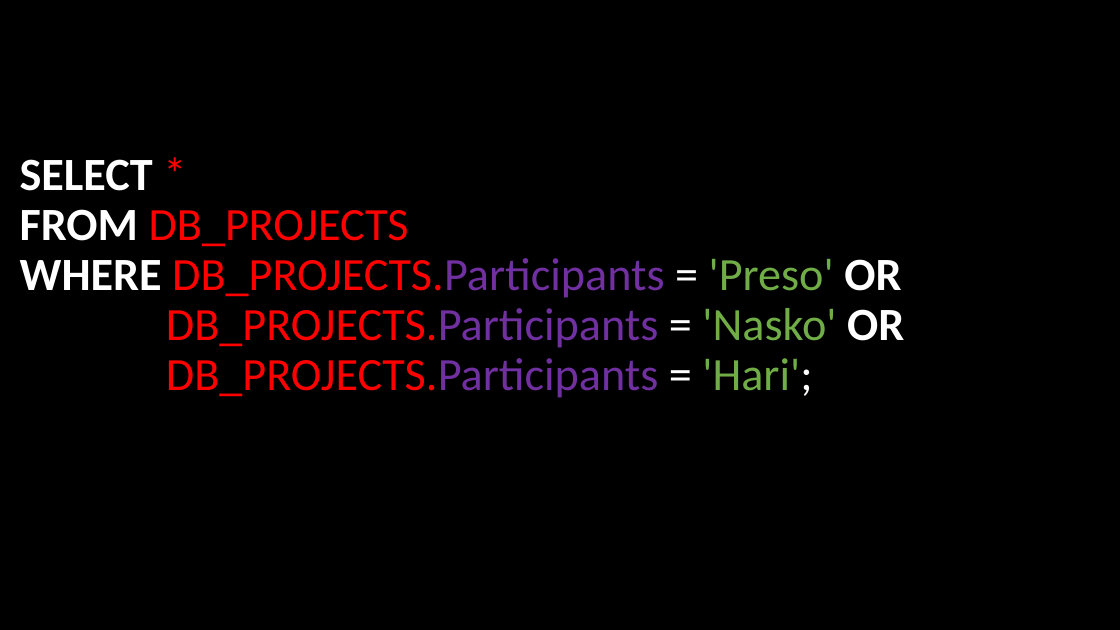
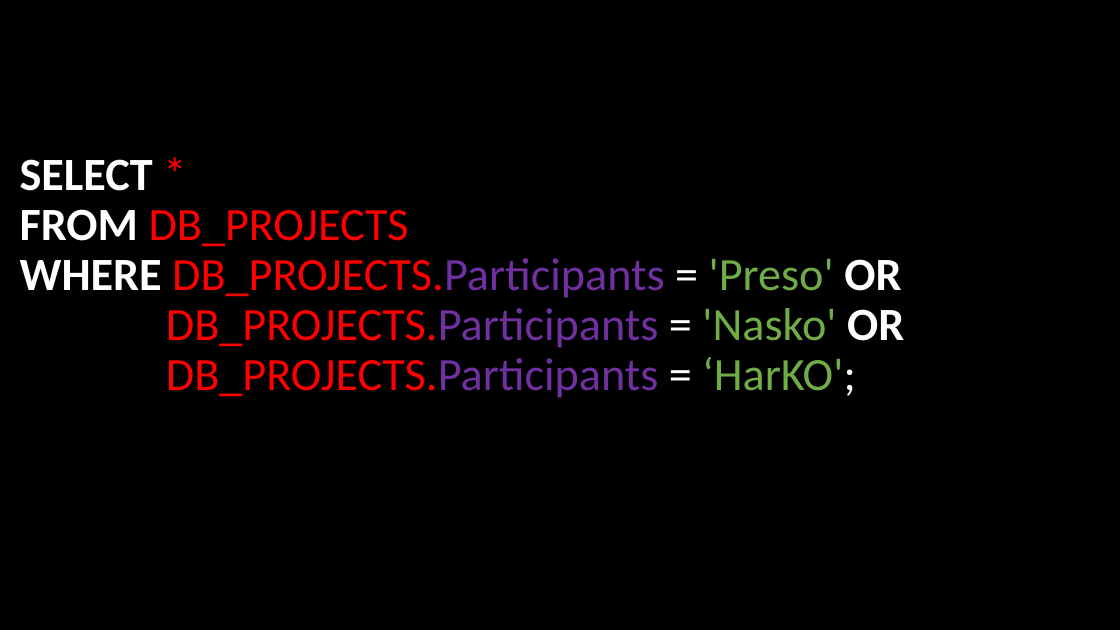
Before and after one commit to NaskoIT/FMI, a slide deck: slide 2 of DB/JudgeSystem/Основна-презентация.pptx. Drawn at 1120x630 pixels with LibreOffice and Linux fonts; fonts in the diff are those of the drawing. Boxes give left, top, right and bottom in pixels: in the first picture for what was removed or moved away, otherwise in the second. Text is boxed around its words. In the diff, an @@ line names an element or a change of style, - is before the commit and + after.

```diff
--- a/DB/JudgeSystem/Основна-презентация.pptx
+++ b/DB/JudgeSystem/Основна-презентация.pptx
@@ title at [20, 159, 904, 398]: text changed @@
-SELECT *
-FROM DB_PROJECTS
-WHERE DB_PROJECTS.Participants = 'Preso' OR
-DB_PROJECTS.Participants = 'Nasko' OR
-DB_PROJECTS.Participants = 'Hari';
+SELECT *
+FROM DB_PROJECTS
+WHERE DB_PROJECTS.Participants = 'Preso' OR
+DB_PROJECTS.Participants = 'Nasko' OR
+DB_PROJECTS.Participants = ‘HarKO';
```
Also in this commit, not shown: 3 other slides changed, 3 slides removed, 1 other file.
